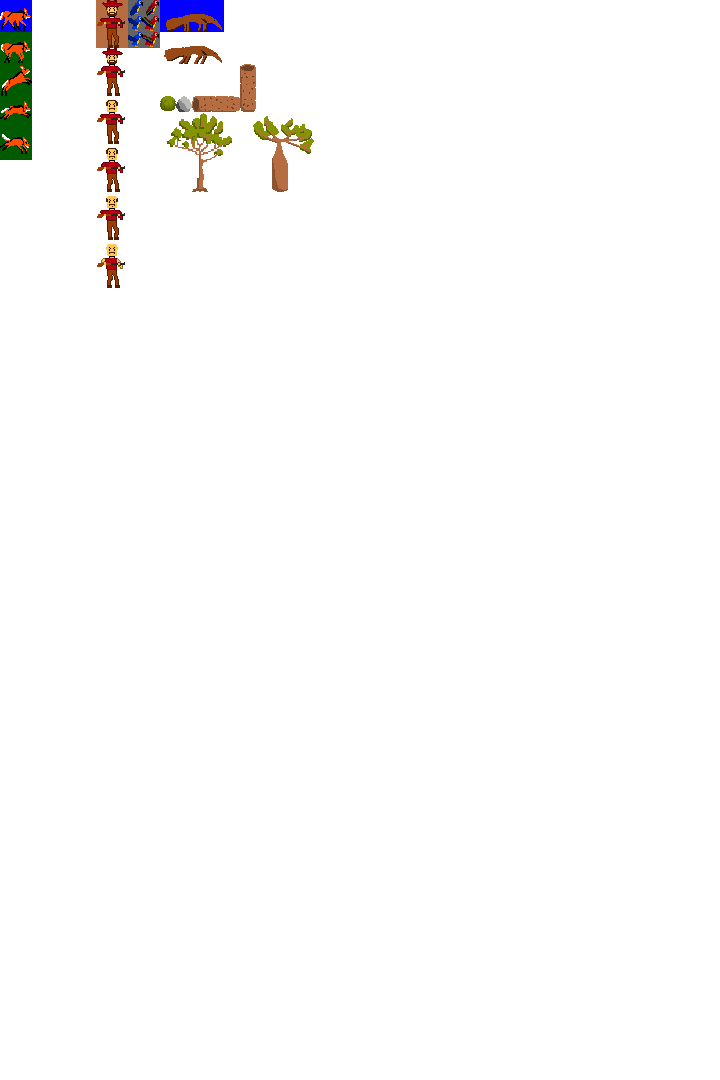
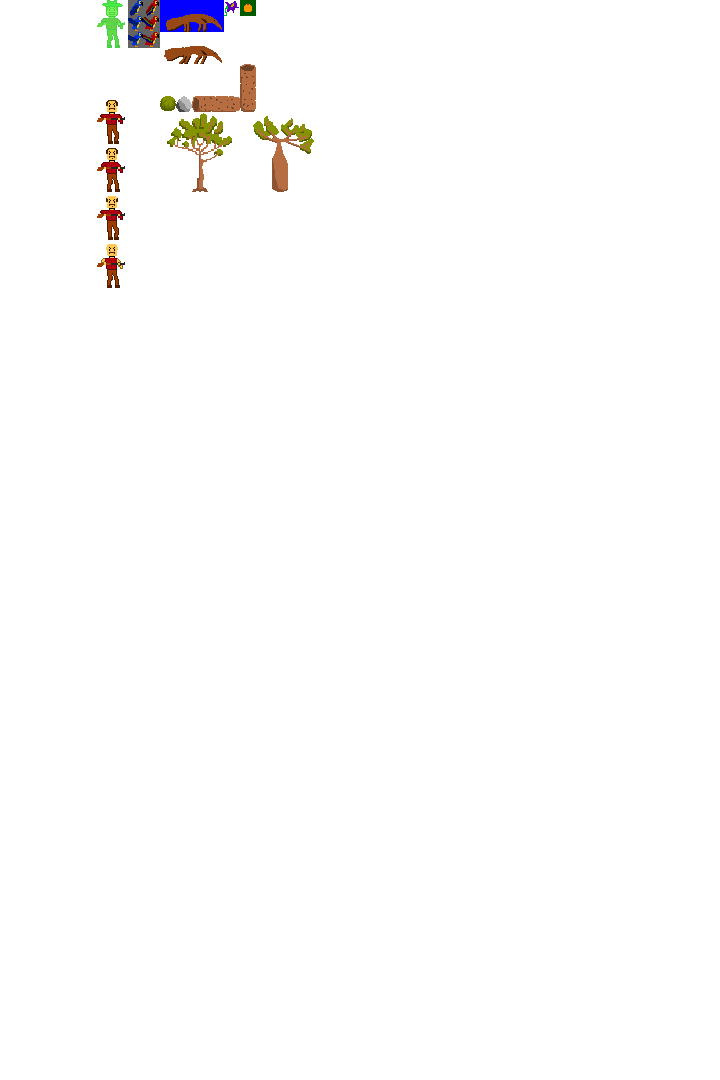
Two versions of the same layered image (720px x 1080px). Layer-by-layer changes:
added layer "Lobeira" above "Gabiroba" over [224, 0, 256, 16]
added layer "Gabiroba" above "Paint Layer 26" over [224, 0, 256, 16]
added layer "Paint Layer 26" above "Arara" over [224, 0, 256, 16]
hid group "Guarazin" (7 layers) over [0, 0, 256, 160]
hid group "Caçador" (1st of 4) (4 layers) over [96, 0, 128, 96]
